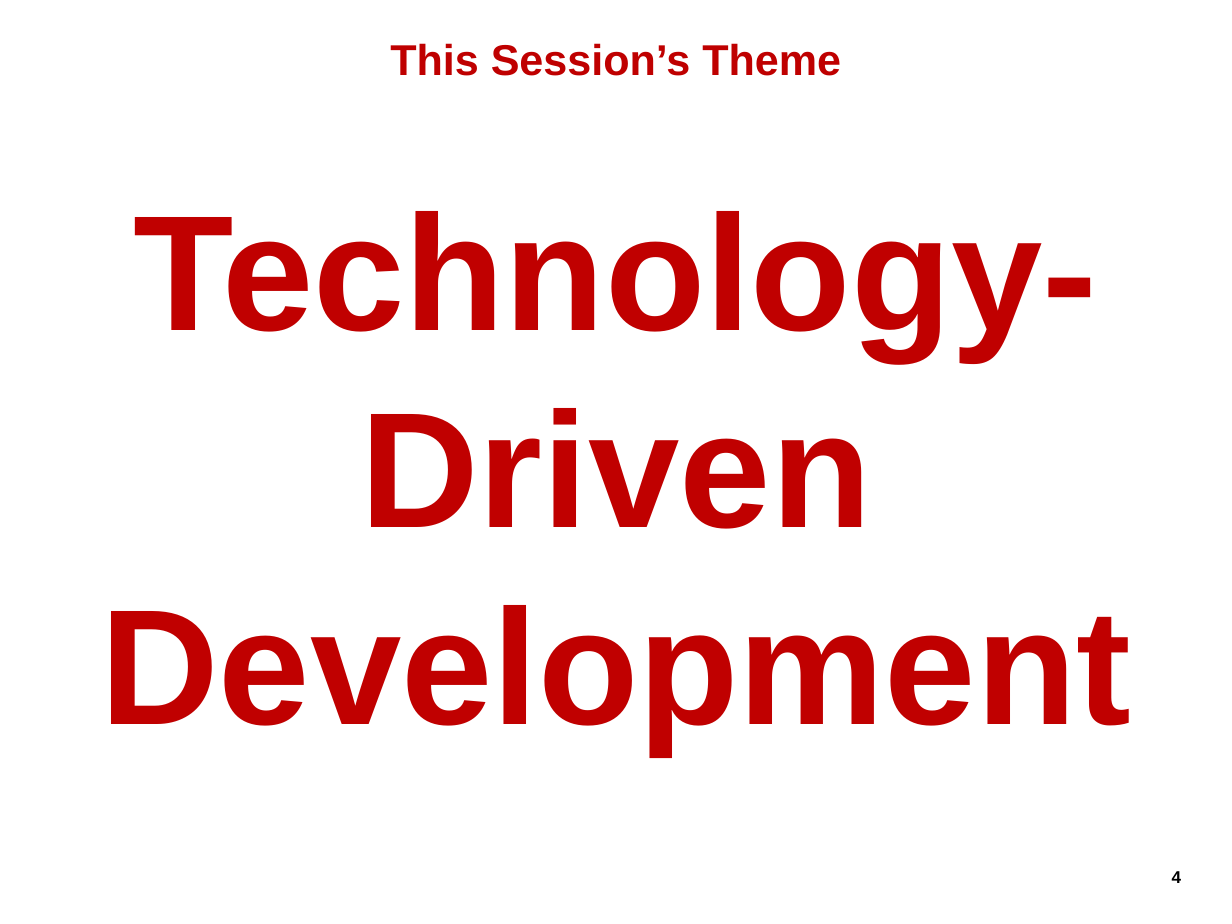
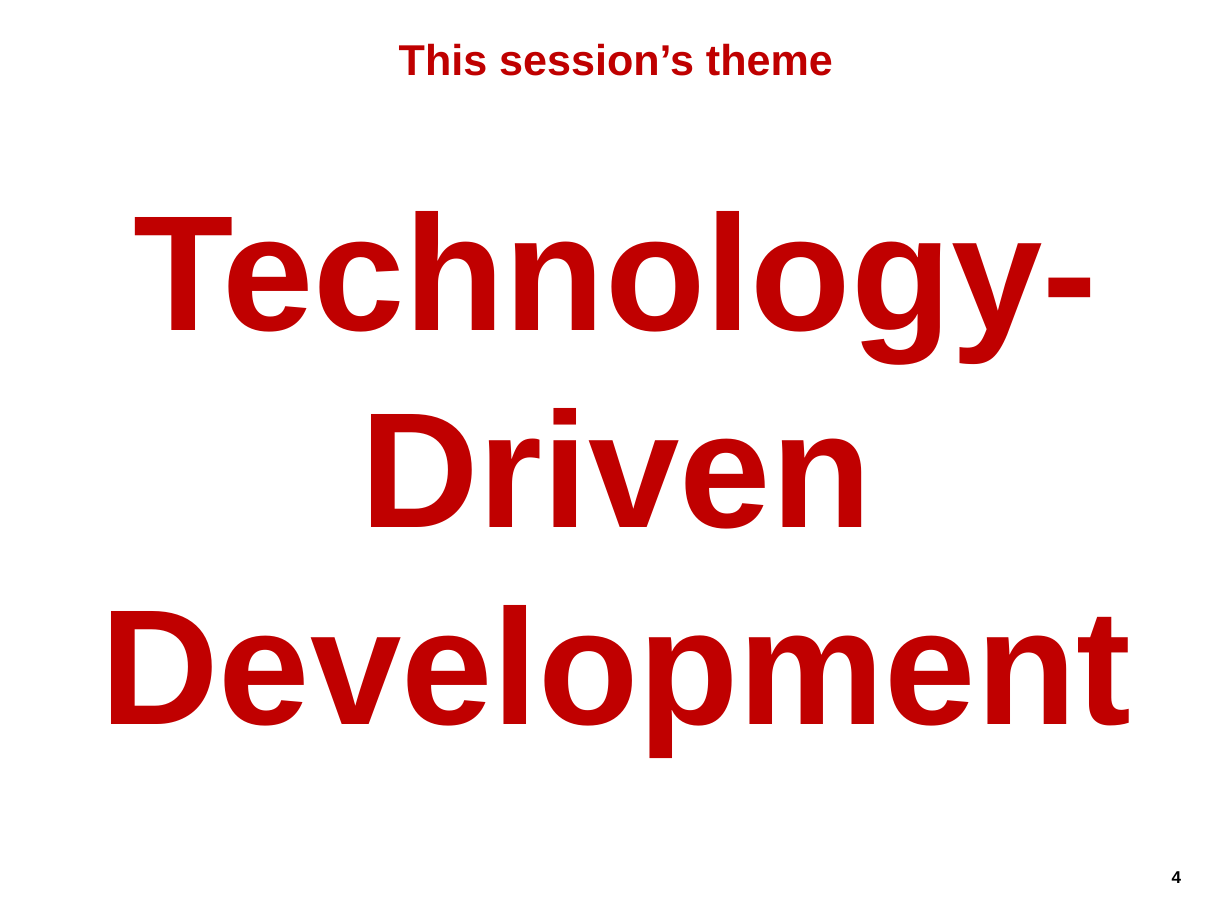
Before and after one commit to hageyahhoo/agile2014, a slide deck: slide 4 of presentations/TechnologyDrivenDevelopment.pptx. Drawn at 1232x924 pixels with LibreOffice and Linux fonts; fonts in the diff are those of the drawing; background and template pictures are left out. Boxes give left, top, right and bottom in pixels: in the first picture for what was removed or moved away, otherwise in the second. Text is boxed around its words. In the diff, an @@ line names an element or a change of style, - is before the commit and + after.

```diff
--- a/presentations/TechnologyDrivenDevelopment.pptx
+++ b/presentations/TechnologyDrivenDevelopment.pptx
@@ title at (399,43,833,76): text changed @@
-This Session’s Theme
+This session’s theme
```
Also in this commit, not shown: 14 other slides changed, 9 slides added, 6 slides removed.
